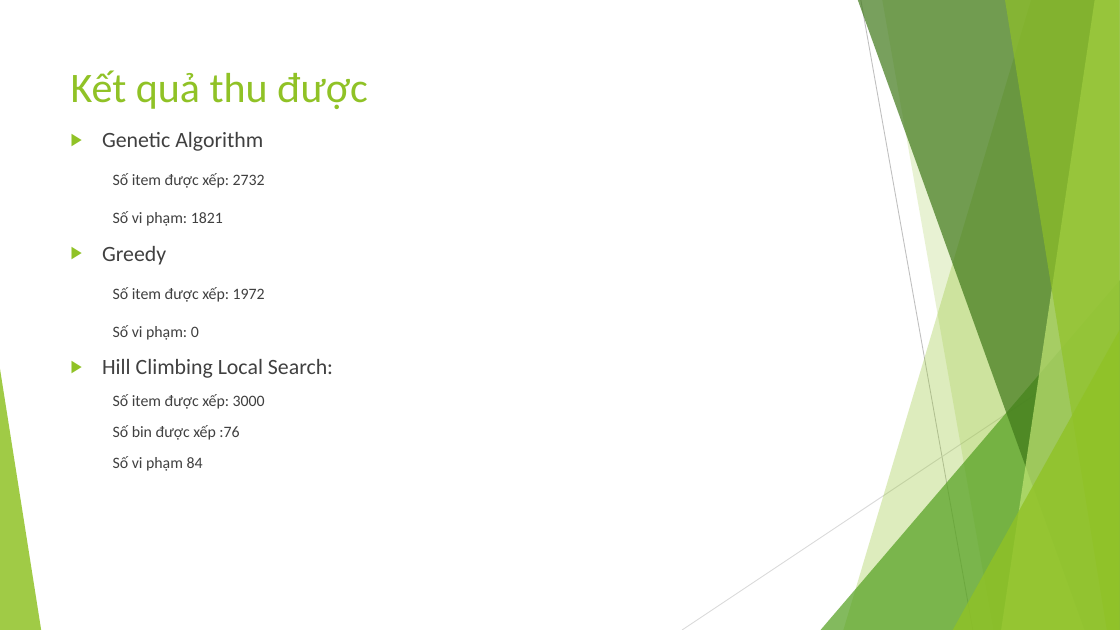
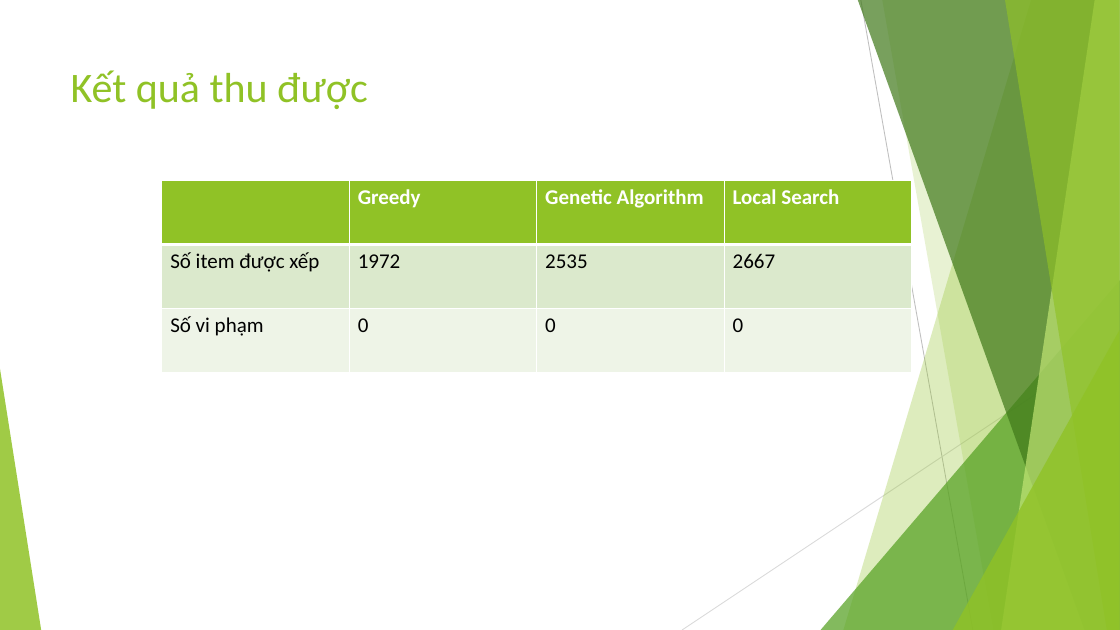
Before and after one commit to dungkhmt/CourseCPCBLS, a slide deck: slide 18 of OpenCBLS/src/khmtk60/miniprojects/G6/Báo cáo môn học.pptx (slide 17 before the commit). Drawn at 1120x630 pixels with LibreOffice and Linux fonts; fonts in the diff are those of the drawing. Boxes give left, top, right and bottom in pixels: in the first picture for what was removed or moved away, otherwise in the second. Text is boxed around its words. In the diff, an @@ line names an element or a change of style, - is before the commit and + after.

```diff
--- a/OpenCBLS/src/khmtk60/miniprojects/G6/Báo cáo môn học.pptx
+++ b/OpenCBLS/src/khmtk60/miniprojects/G6/Báo cáo môn học.pptx
@@ text removed at <box>102,132,333,471</box> @@
-▶ Genetic Algorithm
-Số item được xếp: 2732
-Số vi phạm: 1821
-▶ Greedy
-Số item được xếp: 1972
-Số vi phạm: 0
-▶ Hill Climbing Local Search:
-  Số item được xếp: 3000
-  Số bin được xếp :76
-  Số vi phạm 84
@@ table added at <box>162,181,912,372</box>, 3 rows, 4 columns @@
+ | Greedy | Genetic Algorithm | Local Search
+Số item được xếp | 1972 | 2535 | 2667
+Số vi phạm | 0 | 0 | 0
```
Also in this commit, not shown: 7 other slides changed, 1 slide added, 3 other files.
